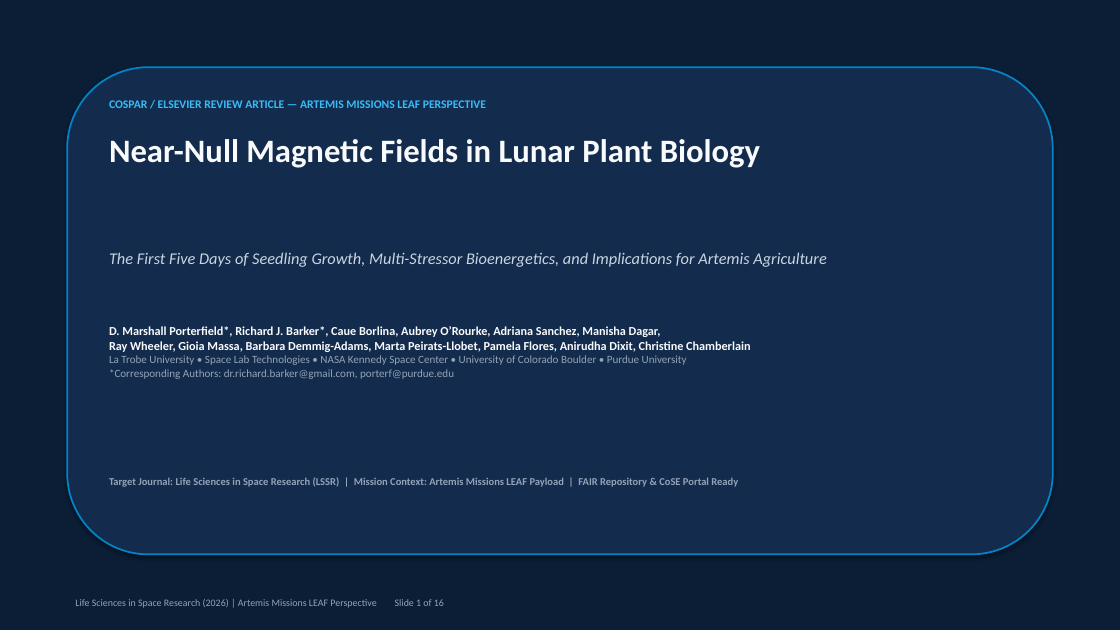
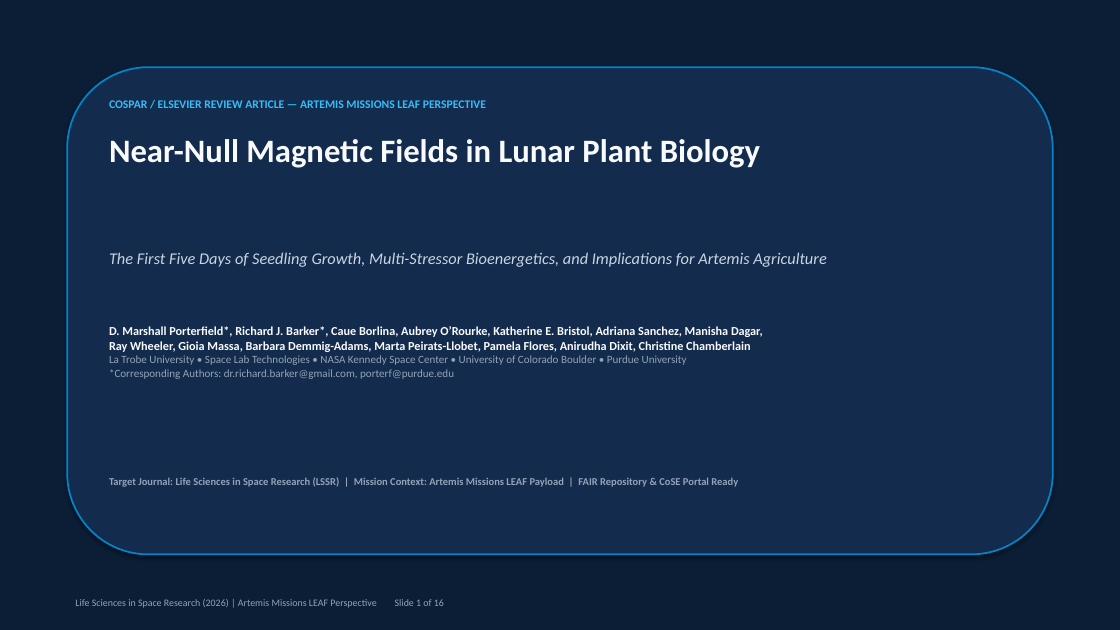
Before and after one commit to dr-richard-barker/NMF_review, a slide deck: slide 1 of Near_Null_Magnetic_Fields_Lunar_Plant_Biology_Presentation.pptx. Drawn at 1120x630 pixels with LibreOffice and Linux fonts; fonts in the diff are those of the drawing. Boxes give left, top, right and bottom in pixels: in the first picture for what was removed or moved away, otherwise in the second. Text is boxed around its words. In the diff, an @@ line names an element or a change of style, - is before the commit and + after.

Commit message:
feat: incorporate CSB review edits, Katherine Bristol authorship, and high-res LOLA/T2015_449 magnetic landing site Figure 1

```diff
--- a/Near_Null_Magnetic_Fields_Lunar_Plant_Biology_Presentation.pptx
+++ b/Near_Null_Magnetic_Fields_Lunar_Plant_Biology_Presentation.pptx
@@ text at [109,326,763,352]: text changed @@
-D. Marshall Porterfield*, Richard J. Barker*, Caue Borlina, Aubrey O’Rourke, Adriana Sanchez, Manisha Dagar,
-Ray Wheeler, Gioia Massa, Barbara Demmig-Adams, Marta Peirats-Llobet, Pamela Flores, Anirudha Dixit, Christine Chamberlain
+D. Marshall Porterfield*, Richard J. Barker*, Caue Borlina, Aubrey O’Rourke, Katherine E. Bristol, Adriana Sanchez, Manisha Dagar,
+Ray Wheeler, Gioia Massa, Barbara Demmig-Adams, Marta Peirats-Llobet, Pamela Flores, Anirudha Dixit, Christine Chamberlain
```
Also in this commit, not shown: 1 other slide changed, 34 other files.
